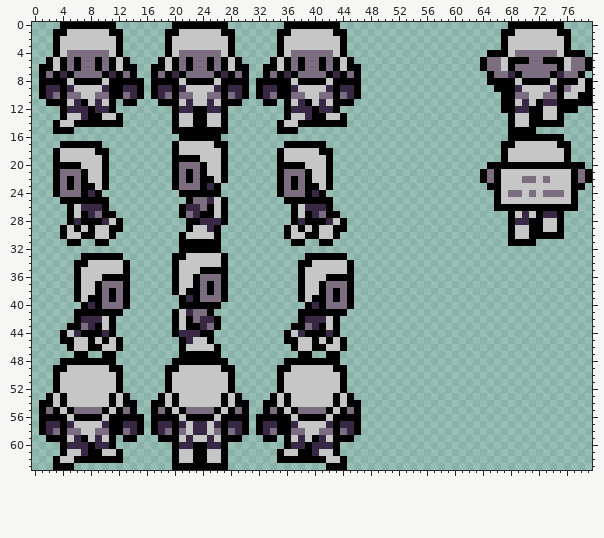
Pixel-art file: Art/ActorsSecondary/Pocoloco.aseprite. Above is the file before it was changed.
80x64 pixels, 1 frame.
And afterwards:
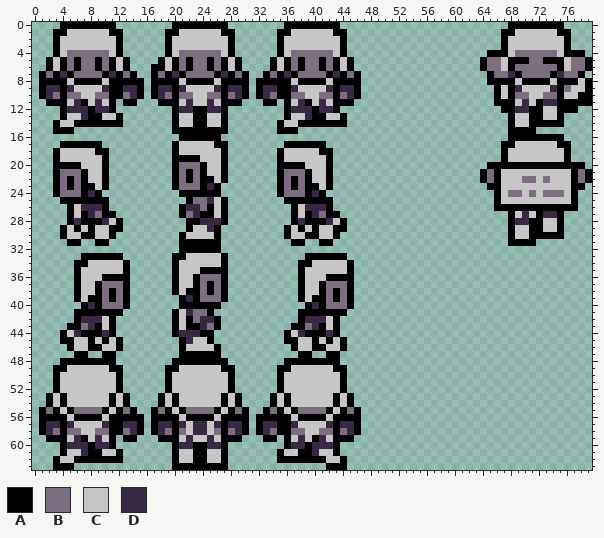
Palette (. is transparent): A #000000  B #7c6d80  C #c7c6c6  D #382843
Change:
{"y":6,"x":1,"old":"A","new":"."}
{"y":6,"x":14,"old":"A","new":"."}
{"y":6,"x":30,"old":"A","new":"."}
{"y":6,"x":33,"old":"A","new":"."}
{"y":6,"x":46,"old":"A","new":"."}
{"y":9,"x":67,"old":"A","new":"C"}
{"y":10,"x":66,"old":".A","new":"AC"}
{"y":11,"x":66,"old":".","new":"A"}
{"y":54,"x":1,"old":"A","new":"."}
{"y":54,"x":14,"old":"A","new":"."}
{"y":54,"x":17,"old":"A","new":"."}
{"y":54,"x":30,"old":"A","new":"."}
{"y":54,"x":33,"old":"A","new":"."}
{"y":54,"x":46,"old":"A","new":"."}
